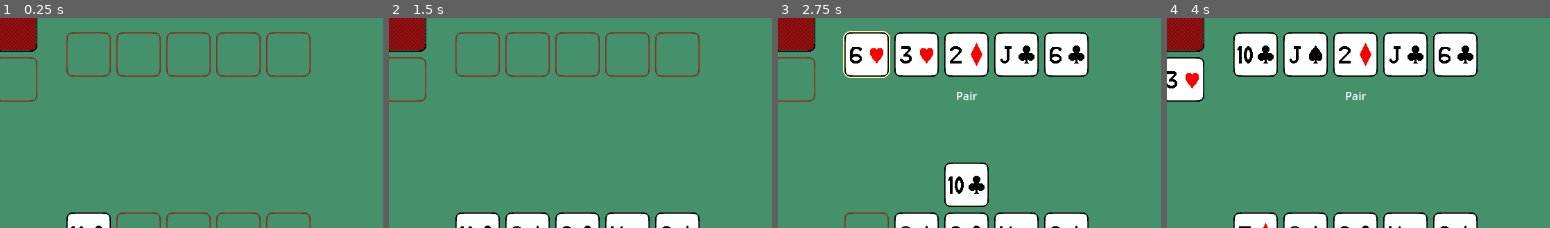
Above: before the commit, frames 1-4 (left to right).
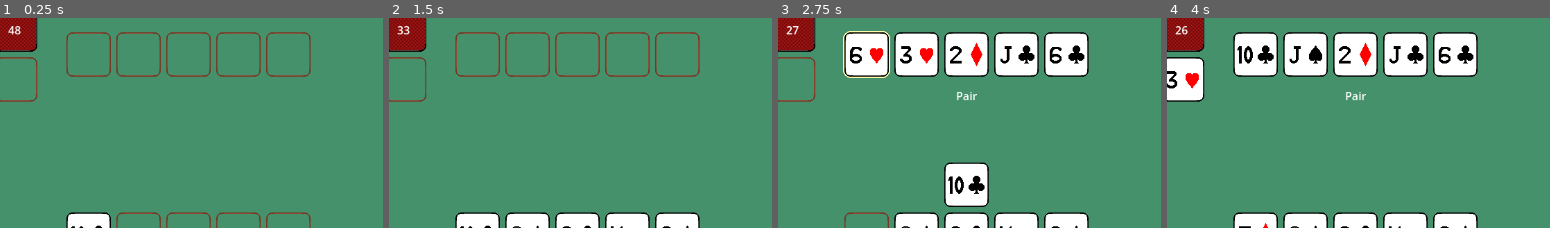
Above: after the commit, the same moments.

Repository: fitzgeraldkd/peeky-poker
Game: Godot game, scene res://scenes/main.tscn
The game is run twice, just before and just after one commit, with the same random seed, the same clock (stepped at 60 frames per second) and the same inputs.
Inputs:
- Up to frame 1 (0.25 s): no input
- Up to frame 2 (1.5 s): hold Right (right) 0.53-1.28 s; tap Space (select) at 0.6, 1.35 s; hold X (back) from 1.28 s (still down)
- Up to frame 3 (2.75 s): release X (back) at 2.03 s; hold Right (right) from 2.03 s (still down); tap Space (select) at 2.1 s
- Up to frame 4 (4 s): tap Space (select) at 2.85, 3.6 s; release Right (right) at 3.53 s; hold Left (left) from 3.53 s (still down)
The pictures show only the part of the screen within x 25-75%, y 41-91%; the shares and areas given below are measured in that part.

The runs differ from the first frame. In frame 1, 0.1% of the frame differs, in the area x 2-6%, y 3-9%; in frame 2, less than 0.1%; in frame 3, less than 0.1%; in frame 4, less than 0.1%.

Commit message:
Add card count to deck

Diff:
--- a/scenes/deck.gd
+++ b/scenes/deck.gd
@@ -13,8 +13,8 @@
 	pass
 
 func reset():
-	for n in get_children():
-		remove_child(n)
+	for n in $Cards.get_children():
+		$Cards.remove_child(n)
 		n.queue_free()
 
 	for value in range(1, 14):
@@ -23,18 +23,19 @@
 			var card = card_scene.instantiate()
 			card.value = value
 			card.suit = suit
-			add_child(card)
+			$Cards.add_child(card)
 
 func draw_card():
-	var cards = get_children()
+	var cards = $Cards.get_children()
 
-	if get_children().size() == 0:
+	if cards.size() == 0:
 		cards = discard_node.get_node("Cards").get_children()
 		for card in cards:
 			discard_node.get_node("Cards").remove_child(card)
 			card.set_face_up(false)
-			add_child(card)
+			$Cards.add_child(card)
 
 	var card = cards[randi() % cards.size()]
-	remove_child(card)
+	$Cards.remove_child(card)
+	$Label.text = str($Cards.get_children().size())
 	return card
--- a/scenes/deck.tscn
+++ b/scenes/deck.tscn
@@ -6,3 +6,20 @@
 [node name="Deck" type="Node2D"]
 script = ExtResource("1_ulyak")
 card_scene = ExtResource("2_veu8w")
+
+[node name="Cards" type="Node2D" parent="."]
+
+[node name="Label" type="Label" parent="."]
+anchors_preset = 8
+anchor_left = 0.5
+anchor_top = 0.5
+anchor_right = 0.5
+anchor_bottom = 0.5
+offset_left = -20.0
+offset_top = -11.5
+offset_right = 20.0
+offset_bottom = 11.5
+grow_horizontal = 2
+grow_vertical = 2
+text = "TEST"
+horizontal_alignment = 1
